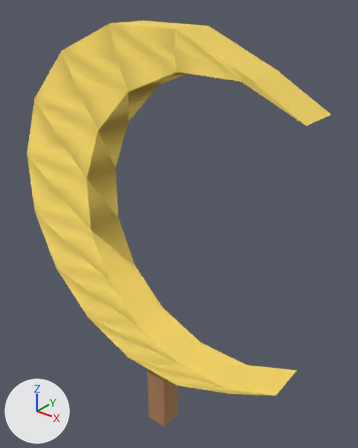
An edit to the OBJ model Assets/Models/Deco/deco_crescent_moon.obj, drawn before and after from the same camera.
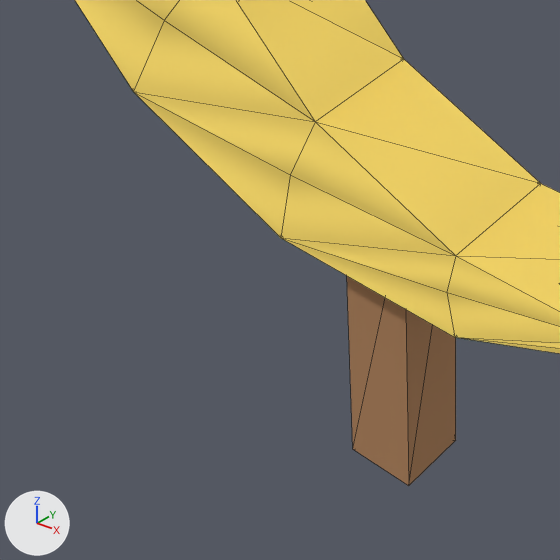
Each version appears first whole from a 50 mm camera at (0.0369, -0.0404, 0.0573) aimed at (0.0018, 0.0035, 0.0301), and next in a close-up on the part from 14% to 58% of the width and 65% to 100% of the height. The lights are fixed; the arrows at lower left show +X, +Y and +Z. The older version's two pictures come first. The close-ups show mesh edges as thin lines. Where no turn or scale is listed for an object, it has been applied to the vertices. Vertices at exactly the same position are counted once.

The scene before the commit, as lines of its bpy script (objects in view):
```python
me_deco_crescent_moon = bpy.data.meshes.new('deco_crescent_moon')
me_deco_crescent_moon.from_pydata(...)  # 78 vertices, 188 faces; spans x -0.02..0.02, y -0.0025..0.0025, z 0.0..0.0536
me_deco_crescent_moon.materials.append(mat_lowpoly_palette)  # picture img_palette_png
ob_deco_crescent_moon = bpy.data.objects.new('deco_crescent_moon', me_deco_crescent_moon)
ob_deco_crescent_moon.location = (0.0, 0.0, 0.0)
```
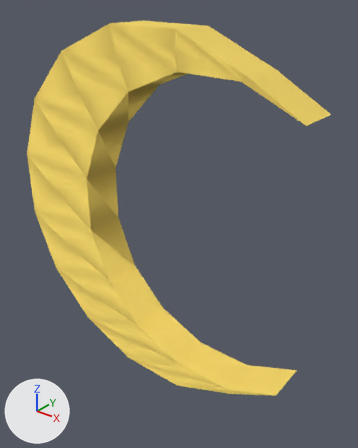
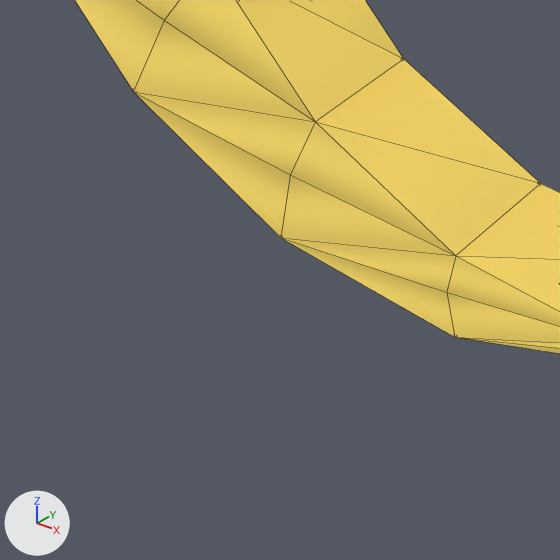
The newer file is also turned or shifted as a whole; pictures and numbers use the older file's frame.

Where the change shows, as pixel boxes (x1, y1, x2, y2) in the close-ups (560 x 560 px):
'deco_crescent_moon', reshaped
    before: (75, 0, 560, 486)
    after: (75, 0, 560, 354)
part 1 of me_deco_crescent_moon, deleted (brown)
    before: (347, 276, 456, 486)

The change, as a list of edits to the scene's bpy script:
```text
Change me_deco_crescent_moon:
    used by ob_deco_crescent_moon; location = (0.0, 0.0, 0.0)
    remove me_deco_crescent_moon.from_pydata(...)  # 78 vertices, 188 faces; spans x -0.02..0.02, y -0.0025..0.0025, z 0.0..0.0536
    add me_deco_crescent_moon.from_pydata(...)  # 70 vertices, 176 faces; spans x -0.02..0.02, y -0.0025..0.0025, z 0.0104..0.0536
    me_deco_crescent_moon part 1: the loose piece of 8 vertices spanning x 0.0001..0.0031, y -0.0015..0.0015, z 0.0..0.014 is deleted
```
